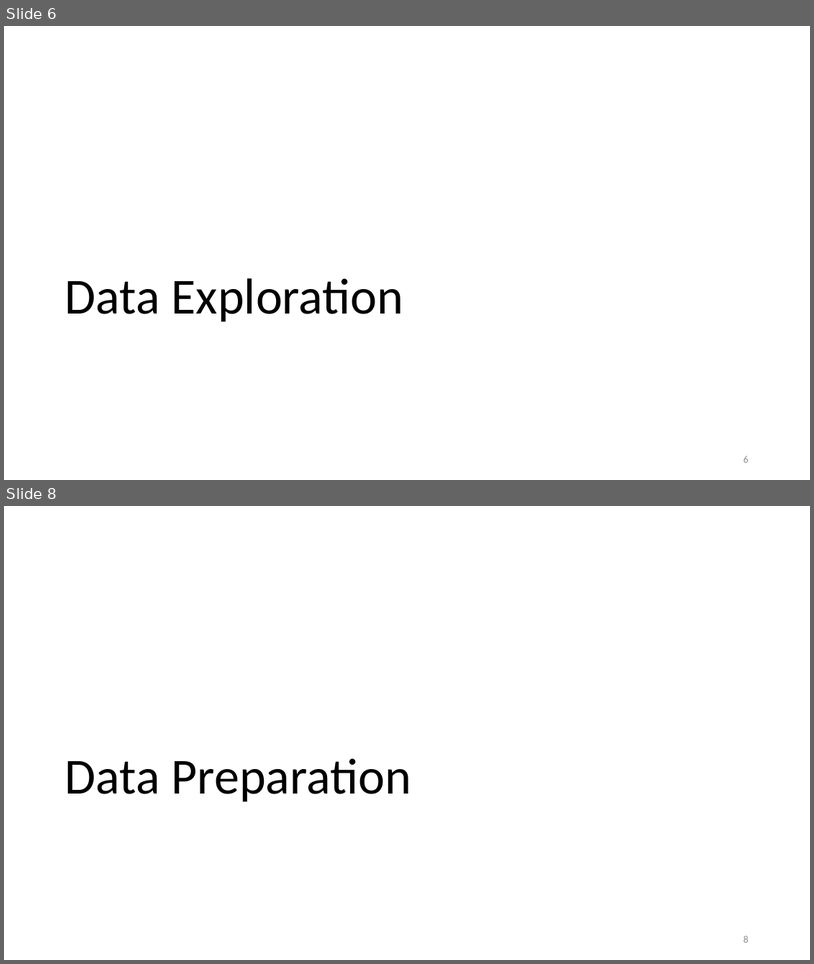
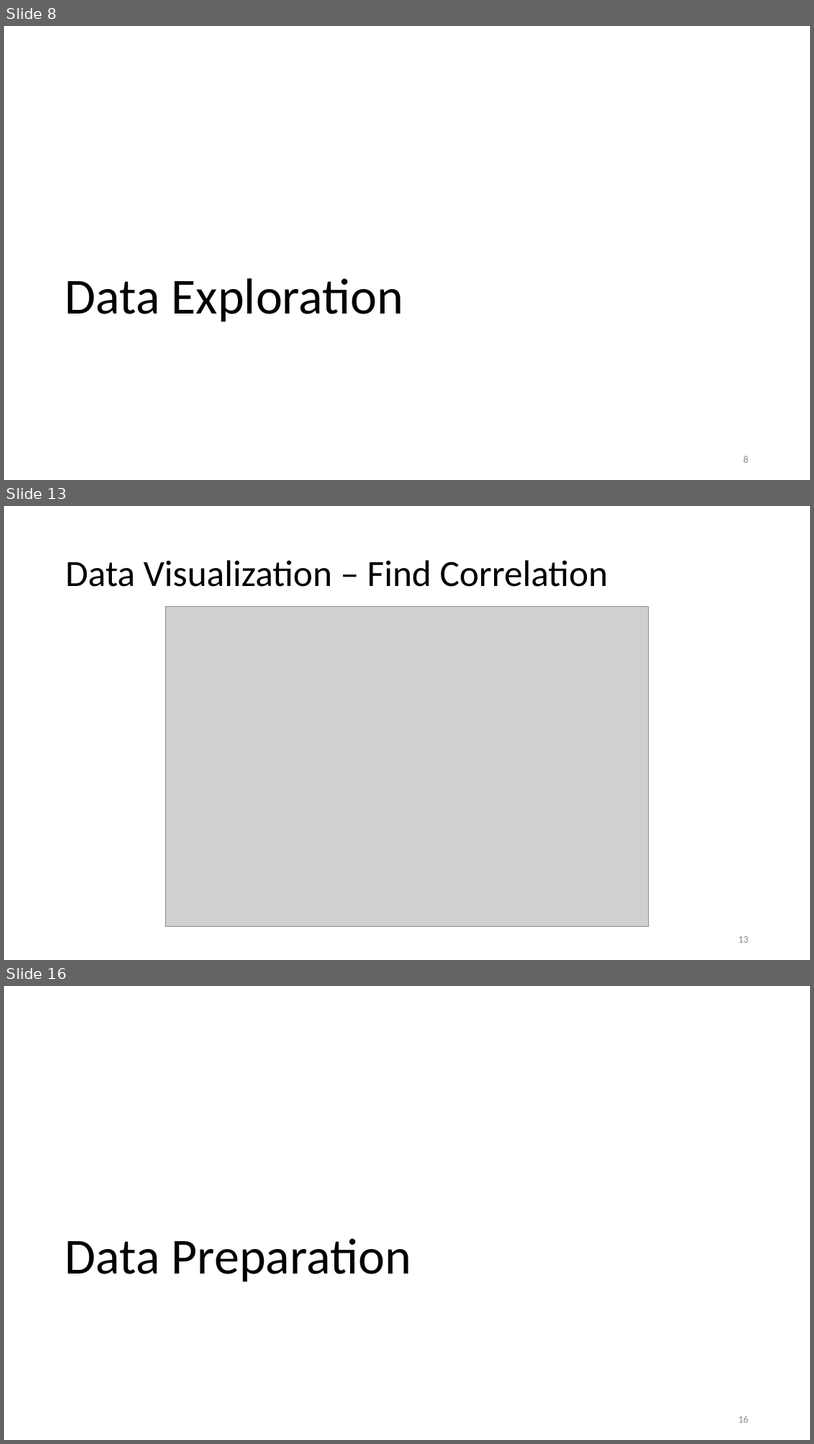
Before and after one commit to MotasemZiad/Oil-Spill-Classification, a slide deck: Presentation/Project Presentation.pptx. Shown one above the other, each under a label of ours: slides 6 and 8 before the commit, slides 8, 13 and 16 after it; the slides between them are not shown. The pictures are 814x964 and 814x1444 pixels, drawn with LibreOffice and Linux fonts; fonts in the diff are those of the drawing; grey boxes stand for pictures. Boxes give left, top, right and bottom in pixels: in the first picture for what was removed or moved away, otherwise in the second. Text is boxed around its words. In the diff, an @@ line names an element or a change of style, - is before the commit and + after.

```diff
--- a/Presentation/Project Presentation.pptx
+++ b/Presentation/Project Presentation.pptx
@@ slide 13 added at [4,506,810,960], background #FFFFFF @@
@@ title added at [65,560,608,587], 44 pt, text #000000 @@
+Data Visualization – Find Correlation
@@ picture added at [165,606,649,926] @@
@@ page number added at [738,936,748,942], 12 pt, text #8C8C8C @@
+13
@@ what was slide 6 is now slide 8 @@
@@ what was slide 8 is now slide 16 @@
@@ page number at [738,1416,748,1422]: text changed @@
-8
+16
```
Also in this commit, not shown: 2 slides changed, 20 other slides added, 6 slides removed, 7 other files.
